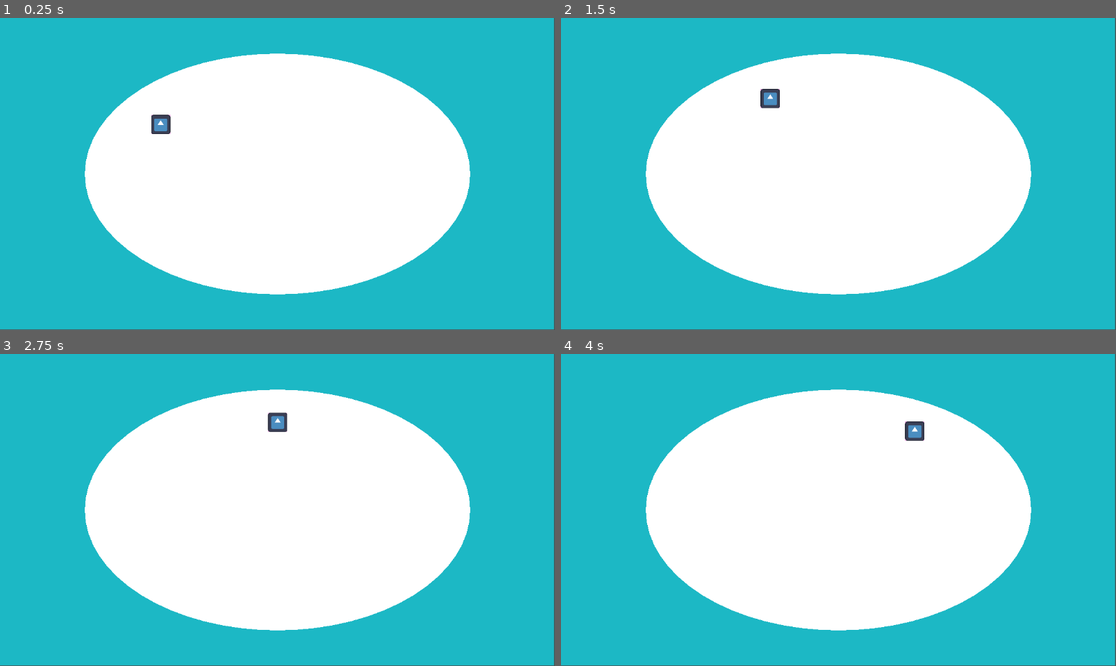
Above: before the commit, frames 1-4 (two rows, left to right).
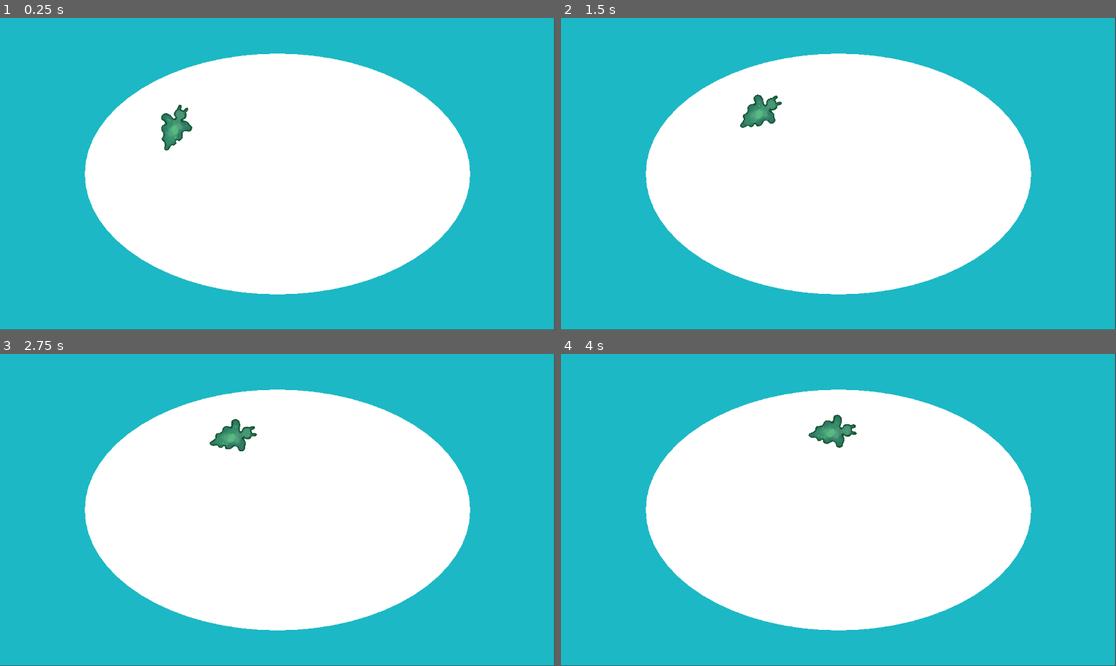
Above: after the commit, the same moments.

Repository: alba-zalli/seaslug
Game: Godot game, scene res://Rect.tscn
Same seed, same stepped clock (60 frames per second), same inputs: the game is played once before the commit and once after it. The engine's default icon, where the game draws it, is replaced by a stand-in: a white triangle on a blue panel in a dark square.
Inputs:
- Up to frame 1 (0.25 s): no input
- Up to frame 2 (1.5 s): no input
- Up to frame 3 (2.75 s): no input
- Up to frame 4 (4 s): no input

The runs differ from the first frame. In frame 1, 0.6% of the frame differs, in the area x 27-35%, y 27-43%; in frame 2, 0.6%; in frame 3, 0.7%, in the area x 37-52%, y 18-32%; in frame 4, 0.7%.

Commit message:
used claude to test some swim changes, got my fish illustration in the scene!

Diff:
--- a/Rect.tscn
+++ b/Rect.tscn
@@ -1,24 +1,21 @@
 [gd_scene format=3 uid="uid://ce1ni0iam7ffh"]
 
-[ext_resource type="PackedScene" uid="uid://do8d6ro7xpye0" path="res://fish.tscn" id="1_h80o2"]
+[ext_resource type="Texture2D" uid="uid://8k2dq7iq5c4k" path="res://sapsucker.png" id="1_dgwcg"]
 [ext_resource type="Script" uid="uid://s453nh2amw80" path="res://polygon_2d.gd" id="1_hkvct"]
-[ext_resource type="Texture2D" uid="uid://4q335xxs2p" path="res://icon.svg" id="3_dgwcg"]
-[ext_resource type="Script" uid="uid://beq7d2f4hlba1" path="res://sprite_2d.gd" id="4_cqgd6"]
+[ext_resource type="Script" uid="uid://dmv10nfby3yhw" path="res://fish.gd" id="2_hkvct"]
 
 [node name="Node2D" type="Node2D" unique_id=1151149152]
 
-[node name="ColorRect" type="ColorRect" parent="." unique_id=182941581]
+[node name="Background" type="ColorRect" parent="." unique_id=182941581]
 offset_right = 1150.0
 offset_bottom = 647.0
 color = Color(0.10934069, 0.71981853, 0.7733629, 1)
 
-[node name="Polygon2D" type="Polygon2D" parent="." unique_id=1672481246]
+[node name="Bowl" type="Polygon2D" parent="." unique_id=1672481246]
 script = ExtResource("1_hkvct")
 
-[node name="Fish" parent="Polygon2D" unique_id=676772702 instance=ExtResource("1_h80o2")]
-modulate = Color(1, 1, 1, 0.98039216)
-z_index = 1
+[node name="AnimationPlayer" type="AnimationPlayer" parent="Bowl" unique_id=1542333559]
 
-[node name="Sprite2D" type="Sprite2D" parent="Polygon2D/Fish" unique_id=468246105]
-texture = ExtResource("3_dgwcg")
-script = ExtResource("4_cqgd6")
+[node name="Fish" type="Sprite2D" parent="." unique_id=787007125]
+texture = ExtResource("1_dgwcg")
+script = ExtResource("2_hkvct")
--- a/fish.gd
+++ b/fish.gd
@@ -1,31 +1,46 @@
 #Alba Z
 #June 2026
 #Assisted with Claude
-
 extends Node2D
 
 var angle = 10.0
-var speed = 0.3
-var radius_x = 0 #init
+var speed = 0.4
+var radius_x = 0
 var radius_y = 0
 var edge = 0.85
 var ellipse_center : Vector2
-var ball_size = 20 # diameter of the ball
+var ball_size = 20
 var time = 0.0
-var chaos = 0.7  # 1 is the most chaotic, 0 is the least
+var chaos = 0.7
+var wiggle_speed = 8.0
+var wiggle_amount = 0.15
+var c = []
 
 func _ready():
-	var ellipse = get_parent() # get the polygon ellipse
-	radius_x = ellipse.radius_x * edge - ball_size / 2 # set radius of where the fish can swim
+	var ellipse = get_node("../Bowl")  # adjust the name to match your tank's exact node name
+	radius_x = ellipse.radius_x * edge - ball_size / 2
 	radius_y = ellipse.radius_y * edge - ball_size / 2
 	ellipse_center = get_viewport_rect().size / 2
+	scale = Vector2(0.02, 0.02)
+	for i in 6:
+		c.append(randf_range(0.1, 0.8))
 
 func _process(delta):
 	time += delta
-	var chaos_x = sin(time * 0.3 + 1.7) * radius_x * chaos * (0.5 + 0.5 * sin(time * 0.7 + 3.1))
-	var chaos_y = sin(time * 0.5 + 0.9) * radius_y * chaos * (0.5 + 0.5 * sin(time * 1.1 + 2.4))
-	var current_radius_x = clamp(radius_x + chaos_x, 0, radius_x)
-	var current_radius_y = clamp(radius_y + chaos_y, 0, radius_y)
-	speed = 0.3 + 0.15 * sin(time * 0.2)
-	angle += sign(sin(time * 0.05)) * speed * delta
+	var chaos_x = (sin(time * 0.3173) * c[0]
+				+ sin(time * 0.7919) * c[1]
+				+ sin(time * 1.4142) * c[2]) * radius_x * chaos
+	var chaos_y = (sin(time * 0.5261) * c[3]
+				+ sin(time * 1.1180) * c[4]
+				+ sin(time * 0.6180) * c[5]) * radius_y * chaos
+	var current_radius_x = clamp(radius_x + chaos_x, -radius_x * 0.8, radius_x * 0.8)
+	var current_radius_y = clamp(radius_y + chaos_y, -radius_y * 0.8, radius_y * 0.8)
+	speed = clamp(0.2 + 0.1 * sin(time * 0.2393), 0.1, 0.25)
+	angle += speed * delta
+	var prev_pos = position
 	position = ellipse_center + Vector2(cos(angle) * current_radius_x, sin(angle) * current_radius_y)
+	var direction = position - prev_pos
+	if direction.length() > 0.01:
+		var target_angle = direction.angle() + PI / 2
+		var wiggle = sin(time * 8.0) * 0.15
+		rotation = lerp_angle(rotation, target_angle + wiggle, 0.03)
--- a/fish.tscn
+++ b/fish.tscn
@@ -2,10 +2,8 @@
 
 [ext_resource type="Script" uid="uid://dmv10nfby3yhw" path="res://fish.gd" id="1_xu20i"]
 
+[sub_resource type="CanvasItemMaterial" id="CanvasItemMaterial_xu20i"]
+
 [node name="Fish" type="Node2D" unique_id=676772702]
+material = SubResource("CanvasItemMaterial_xu20i")
 script = ExtResource("1_xu20i")
-
-[node name="ColorRect" type="ColorRect" parent="." unique_id=1971264500]
-offset_right = 40.0
-offset_bottom = 40.0
-color = Color(0.96873194, 0.6972593, 0.92727554, 1)
Binary file added: sapsucker.png
Not shown, added: sapsucker.png.import
